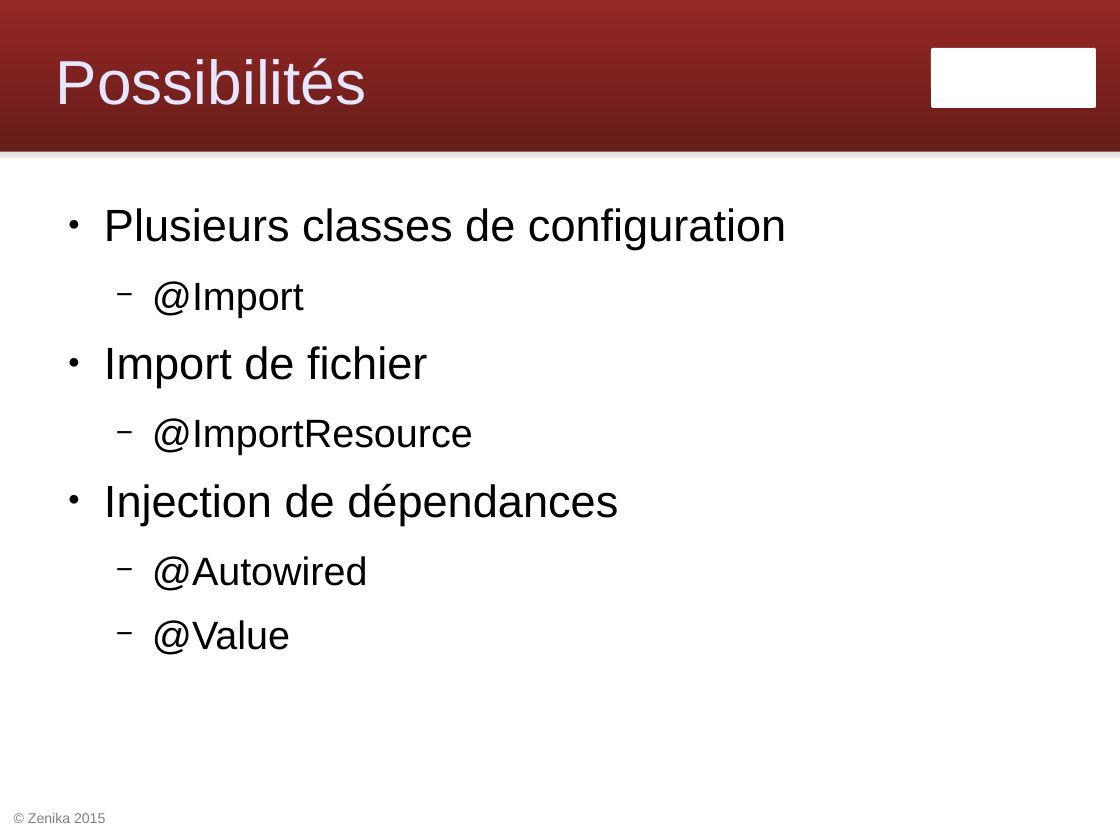
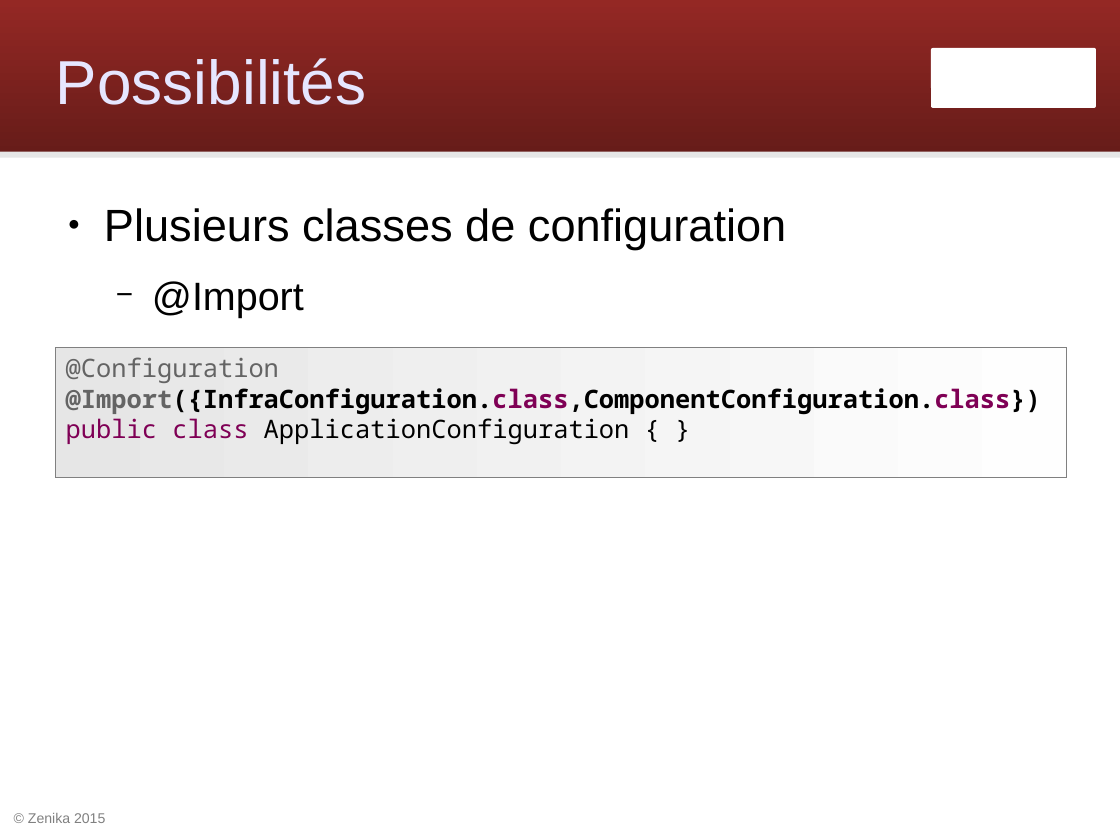
Before and after one commit to Zenika/workshop-spring-core, a slide deck: slide 40 of spring-workshop.odp. Drawn at 1120x840 pixels with LibreOffice and Linux fonts; fonts in the diff are those of the drawing; background and template pictures are left out. Boxes give left, top, right and bottom in pixels: in the first picture for what was removed or moved away, otherwise in the second. Text is boxed around its words. In the diff, an @@ line names an element or a change of style, - is before the commit and + after.

```diff
--- a/spring-workshop.odp
+++ b/spring-workshop.odp
@@ rectangle added at <box>56,348,1067,478</box>, fill gradient #E6E6E6 to #FEFEFE, outline #808080 0 pt, 18 pt, text #000000, bold @@
+@Configuration
+@Import({InfraConfiguration.class,ComponentConfiguration.class})
+public class ApplicationConfiguration { }
@@ text at <box>104,346,618,655</box>: paragraphs removed @@
-● Import de fichier
-  − @ImportResource
-● Injection de dépendances
-  − @Autowired
-  − @Value
```
Also in this commit, not shown: 2 other slides changed, 4 slides added, 1 slide removed.
